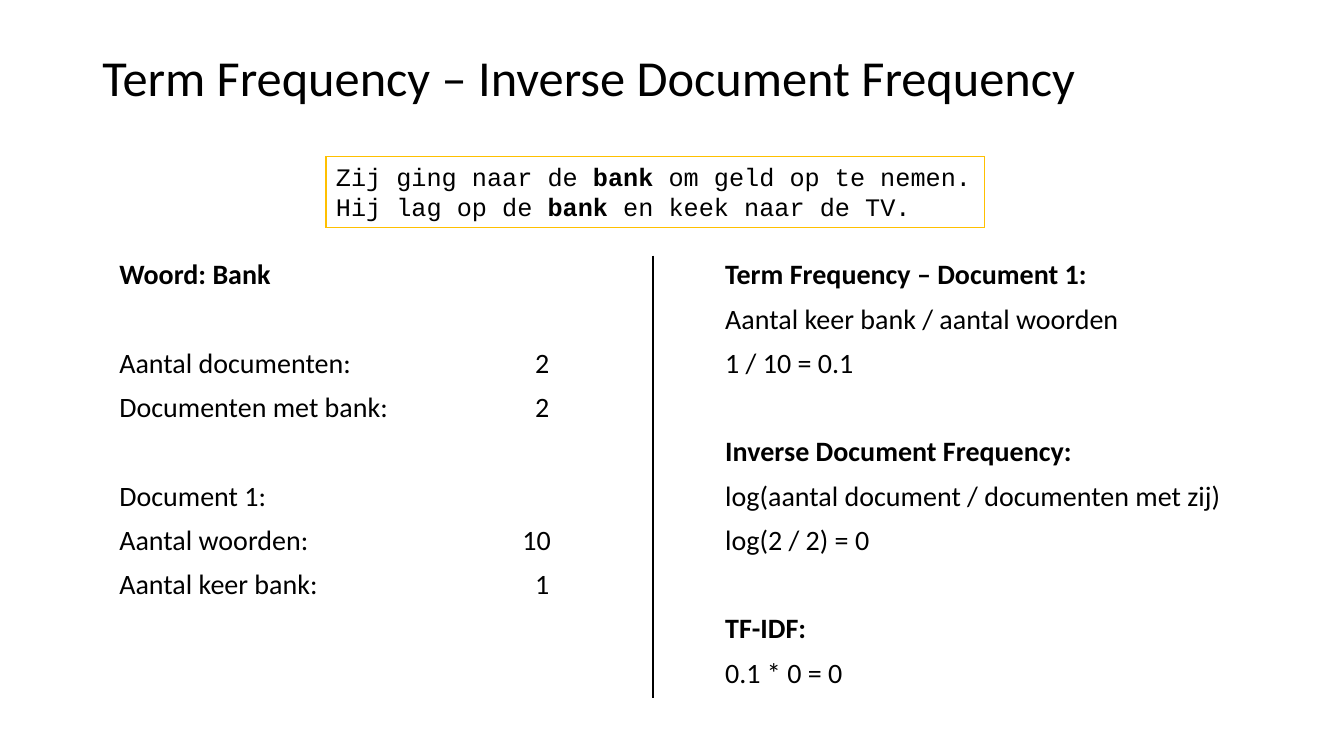
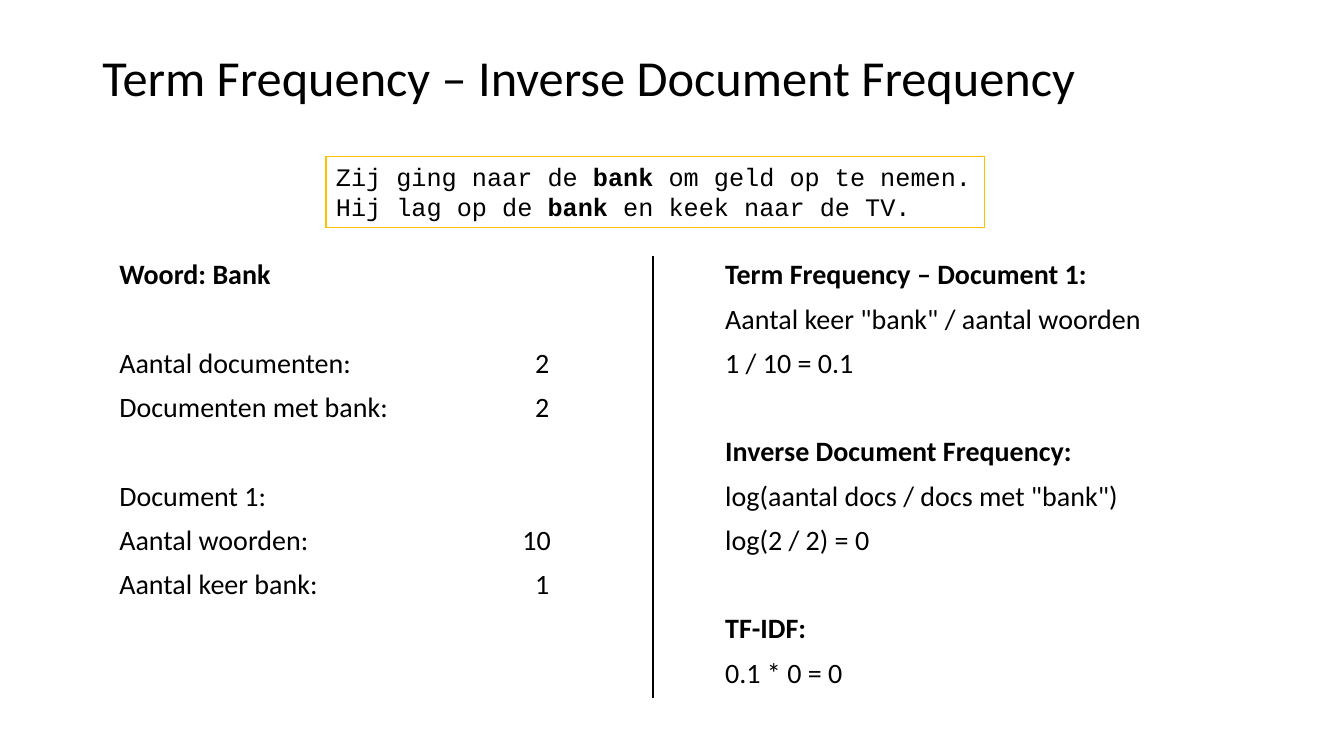
Before and after one commit to LFKoning/knowledge-sharing, a slide deck: slide 40 of python_trainees/5_nlp/python_traineeship_5.pptx (slide 38 before the commit). Drawn at 1344x756 pixels with LibreOffice and Linux fonts; fonts in the diff are those of the drawing. Boxes give left, top, right and bottom in pixels: in the first picture for what was removed or moved away, otherwise in the second. Text is boxed around its words. In the diff, an @@ line names an element or a change of style, - is before the commit and + after.

```diff
--- a/python_trainees/5_nlp/python_traineeship_5.pptx
+++ b/python_trainees/5_nlp/python_traineeship_5.pptx
@@ text at (725,309,1140,330): text changed @@
-Aantal keer bank / aantal woorden
+Aantal keer "bank" / aantal woorden
@@ text at (725,485,1118,511): text changed @@
-log(aantal document / documenten met zij)
+log(aantal docs / docs met "bank")
```
Also in this commit, not shown: 8 other slides changed, 2 slides added, 11 other files.
